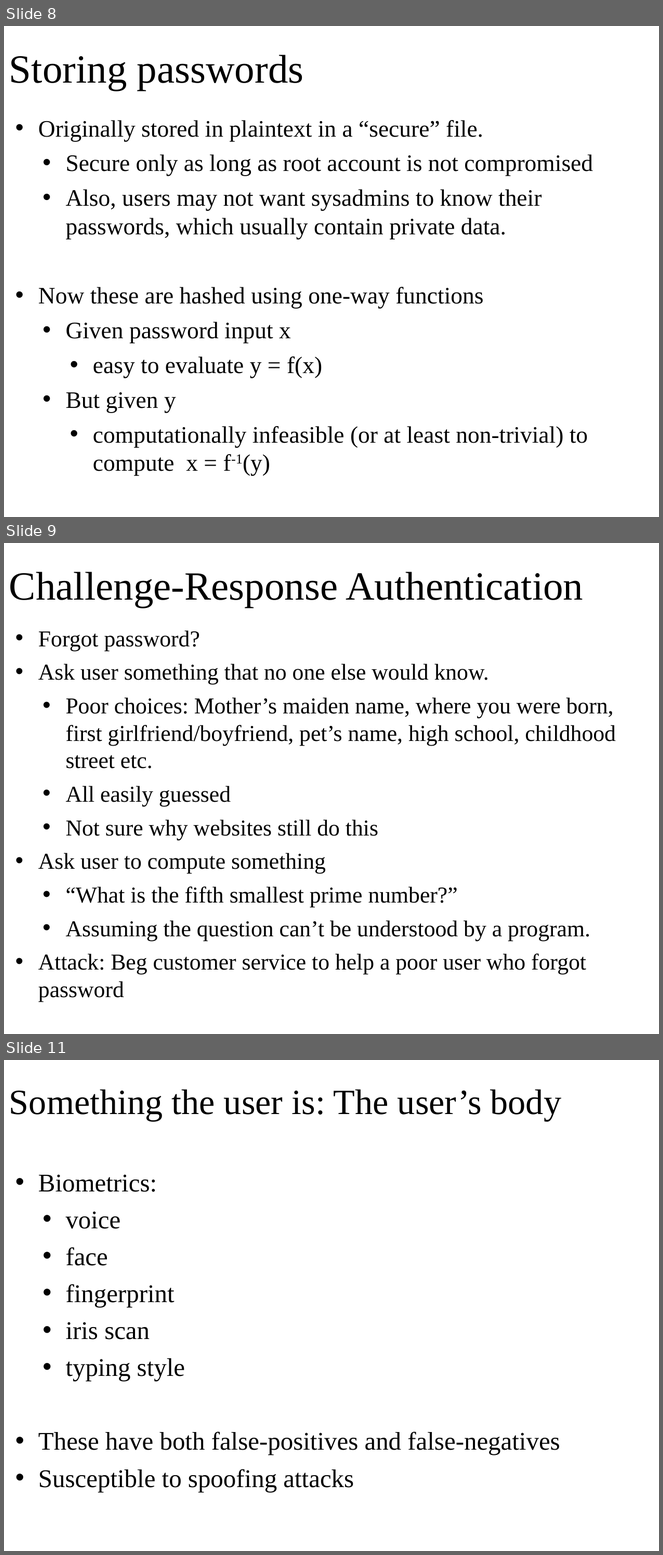
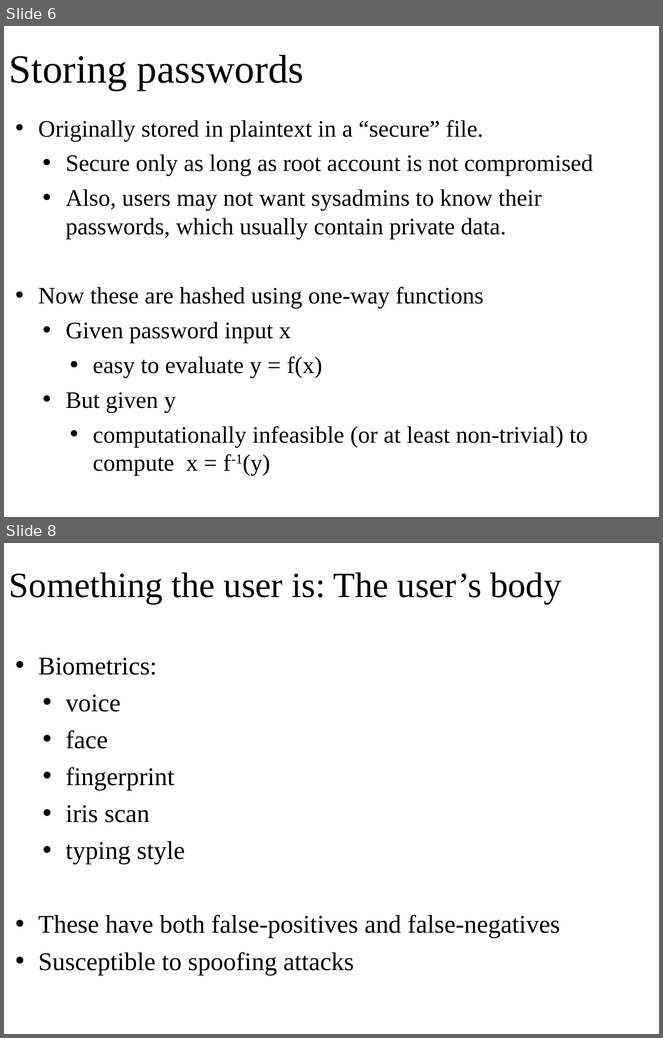
Before and after one commit to oscourse/oscourse.github.io, a slide deck: slides/security.pptx. Shown one above the other, each under a label of ours: slides 8, 9 and 11 before the commit, slides 6 and 8 after it; the slides between them are not shown. The pictures are 663x1555 and 663x1038 pixels, drawn with LibreOffice and Linux fonts; fonts in the diff are those of the drawing. Boxes give left, top, right and bottom in pixels: in the first picture for what was removed or moved away, otherwise in the second. Text is boxed around its words. In the diff, an @@ line names an element or a change of style, - is before the commit and + after.

```diff
--- a/slides/security.pptx
+++ b/slides/security.pptx
@@ slide 9 removed at (x1=4, y1=543, x2=659, y2=1034), background #FFFFFF @@
@@ title removed at (x1=9, y1=572, x2=583, y2=607) @@
-Challenge-Response Authentication
@@ text removed at (x1=38, y1=630, x2=616, y2=1002) @@
-• Forgot password?
-• Ask user something that no one else would know.
-  • Poor choices: Mother’s maiden name, where you were born, first girlfriend/boyfriend, pet’s name, high school, childhood street etc.
-  • All easily guessed
-  • Not sure why websites still do this
-• Ask user to compute something
-  • “What is the fifth smallest prime number?”
-  • Assuming the question can’t be understood by a program.
-• Attack: Beg customer service to help a poor user who forgot password
@@ what was slide 8 is now slide 6 @@
@@ what was slide 11 is now slide 8 @@
```
Also in this commit, not shown: 4 slides changed, 6 other slides removed, 2 other files.
